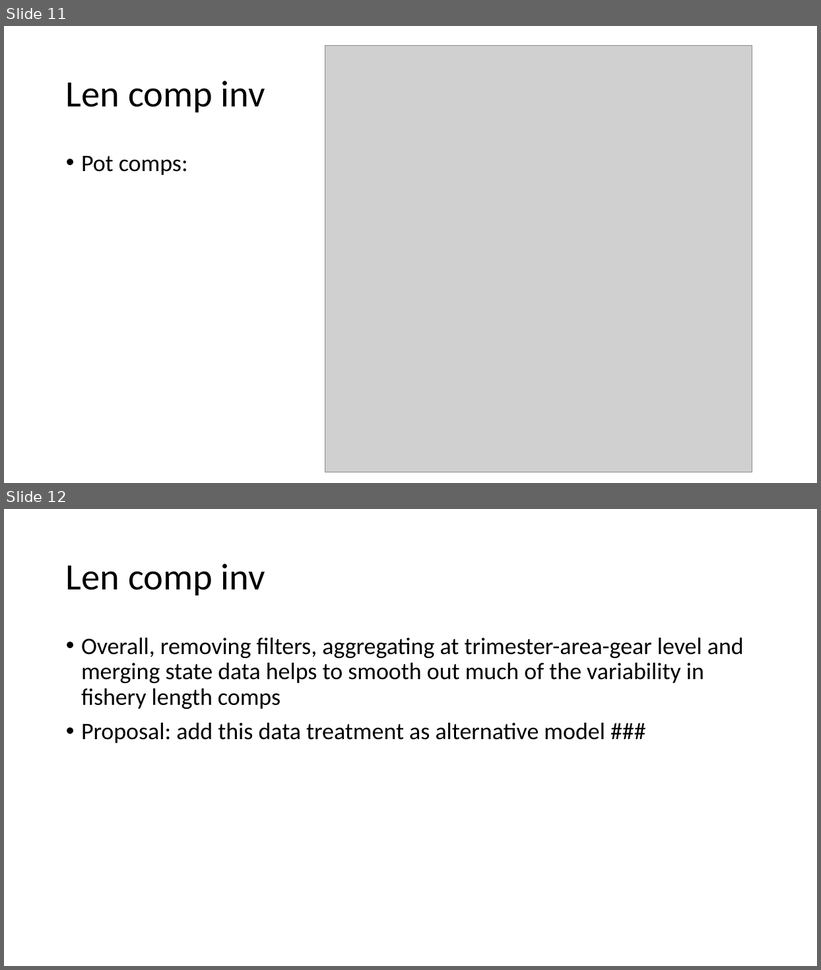
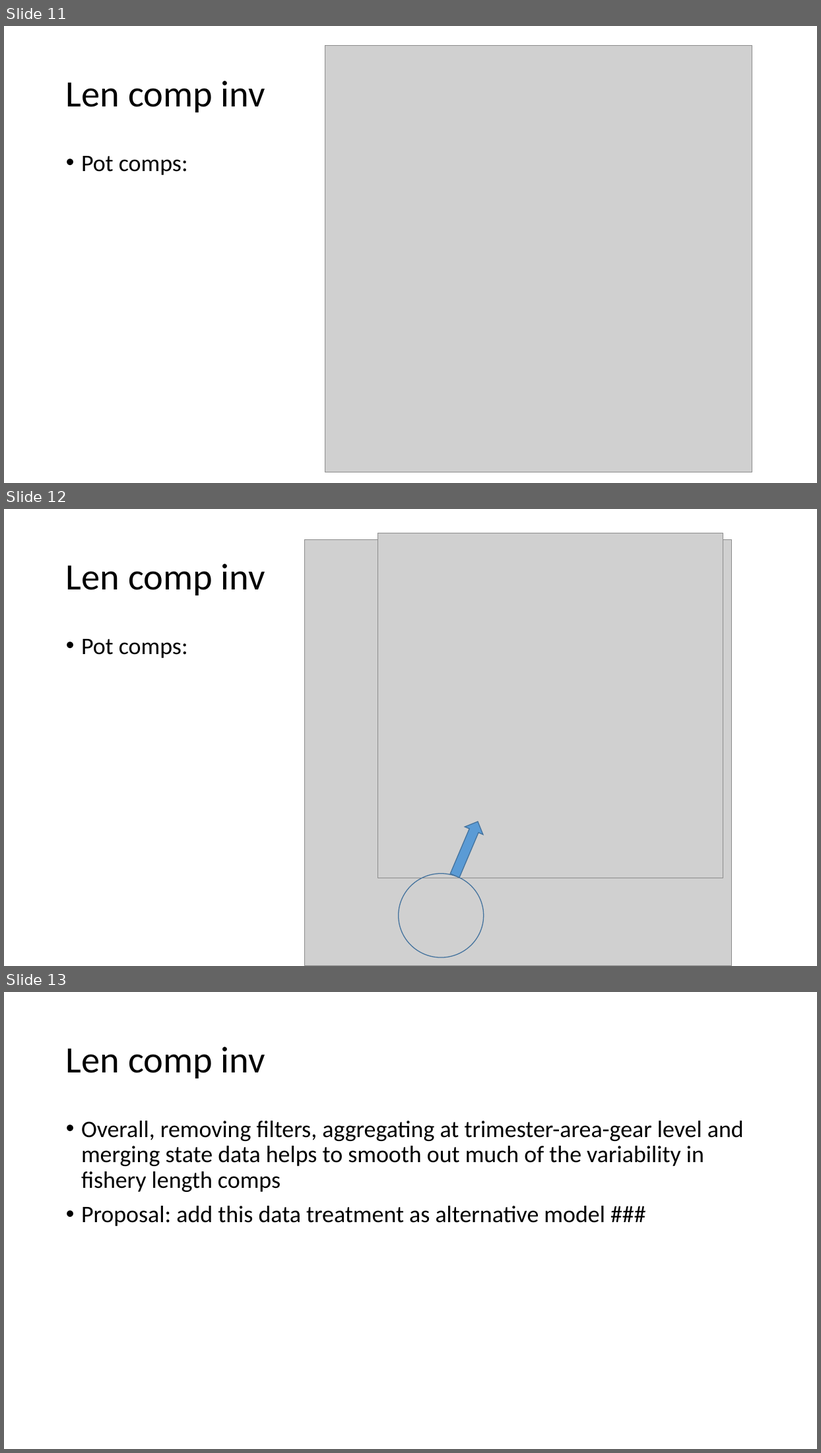
Before and after one commit to pete-hulson/goa_pcod, a slide deck: 2024/presentation/sept_pt/sept_pt_notes.pptx. Shown one above the other, each under a label of ours: slides 11 and 12 before the commit, slides 11, 12 and 13 after it. The pictures are 821x970 and 821x1453 pixels, drawn with LibreOffice and Linux fonts; fonts in the diff are those of the drawing; grey boxes stand for pictures. Boxes give left, top, right and bottom in pixels: in the first picture for what was removed or moved away, otherwise in the second. Text is boxed around its words. In the diff, an @@ line names an element or a change of style, - is before the commit and + after.

```diff
--- a/2024/presentation/sept_pt/sept_pt_notes.pptx
+++ b/2024/presentation/sept_pt/sept_pt_notes.pptx
@@ slide 12 added at bbox=[4, 509, 817, 966], background #FFFFFF @@
@@ picture added at bbox=[305, 539, 732, 966] @@
@@ picture added at bbox=[378, 533, 723, 879] @@
@@ title added at bbox=[66, 564, 265, 595], 44 pt, text #000000 @@
+Len comp inv
@@ text added at bbox=[81, 639, 188, 658], 28 pt, text #000000 @@
+• Pot comps:
@@ right arrow added at bbox=[446, 818, 487, 879], fill #5B9BD5, outline #43739E 1 pt @@
@@ ellipse added at bbox=[399, 874, 484, 958], outline #43739E 1 pt @@
@@ what was slide 12 is now slide 13 @@
```
Also in this commit, not shown: 2 other files.
